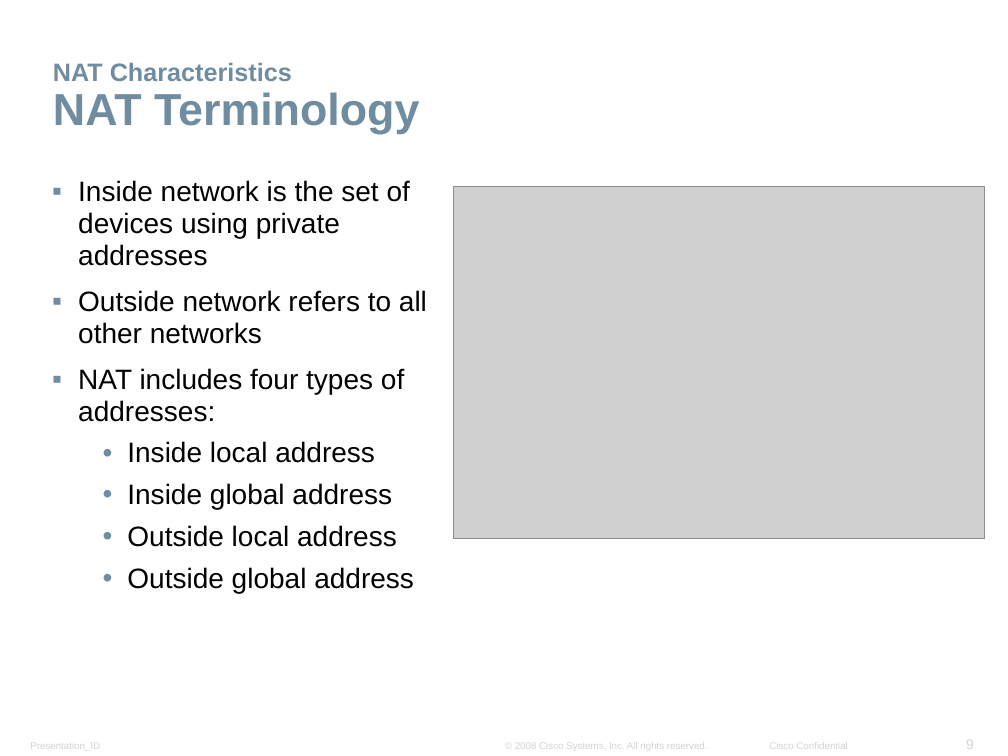
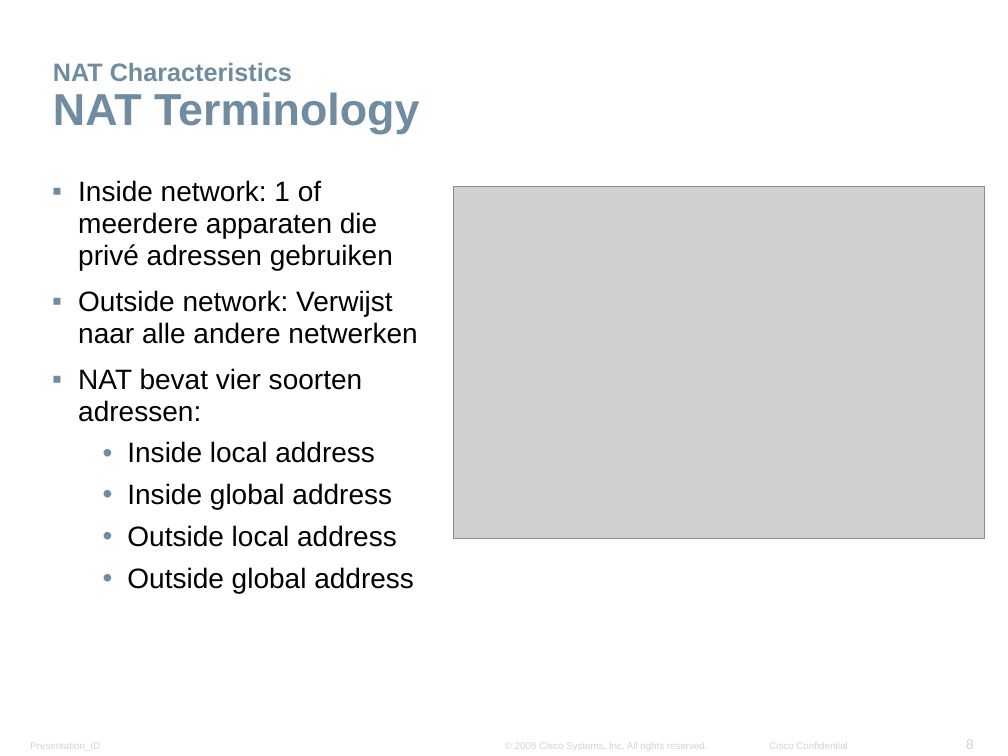
Before and after one commit to kenzot11/Presentatie-NAT, a slide deck: slide 8 of Networking Advanced - Chapter5 - NAT.pptx (slide 9 before the commit). Drawn at 1008x756 pixels with LibreOffice and Linux fonts; fonts in the diff are those of the drawing; grey boxes stand for pictures; background and template pictures are left out. Boxes give left, top, right and bottom in pixels: in the first picture for what was removed or moved away, otherwise in the second. Text is boxed around its words. In the diff, an @@ line names an element or a change of style, - is before the commit and + after.

Commit message:
powerpoint helemaal vertaald naar het nederlands

```diff
--- a/Networking Advanced - Chapter5 - NAT.pptx
+++ b/Networking Advanced - Chapter5 - NAT.pptx
@@ text at bbox=[78, 180, 417, 422]: text changed @@
-▪ Inside network is the set of devices using private addresses
-▪ Outside network refers to all other networks
-▪ NAT includes four types of addresses:
+▪ Inside network: 1 of meerdere apparaten die privé adressen gebruiken
+▪ Outside network: Verwijst naar alle andere netwerken
+▪ NAT bevat vier soorten adressen:
```
Also in this commit, not shown: 22 other slides changed, 1 slide removed.
